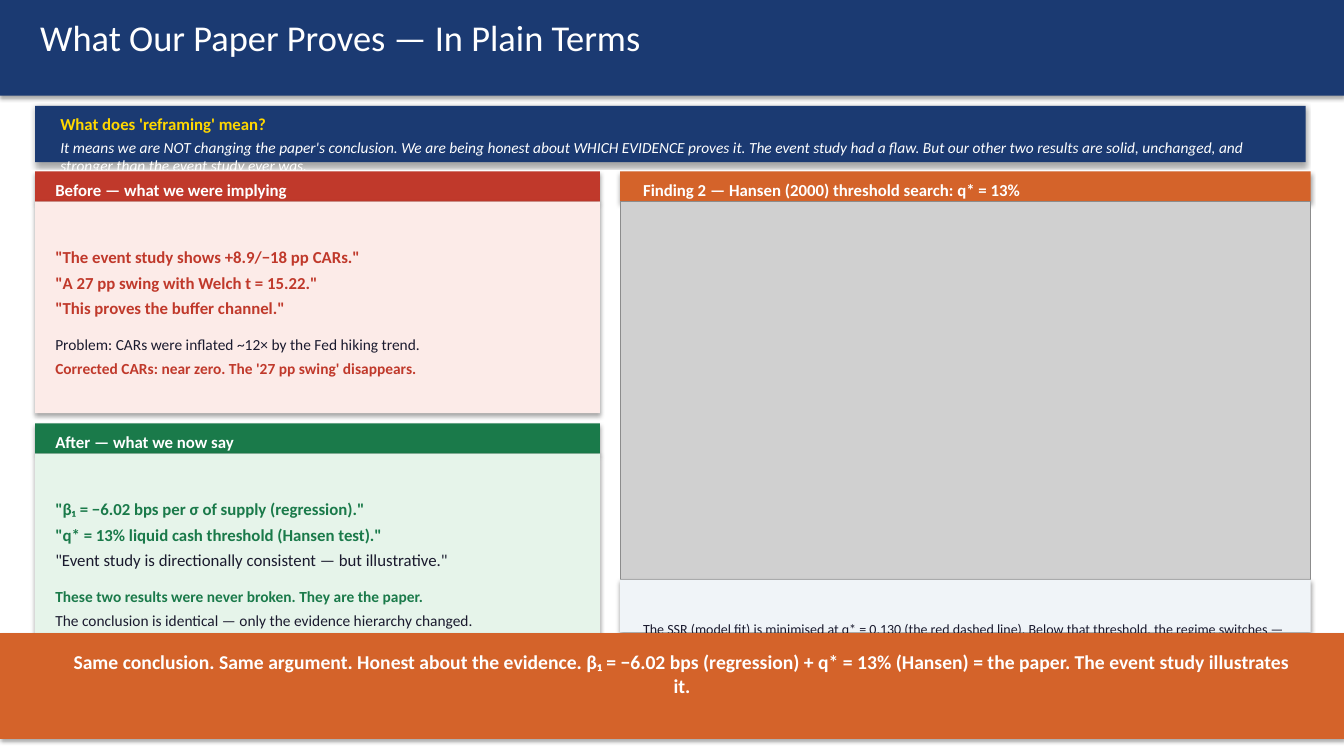
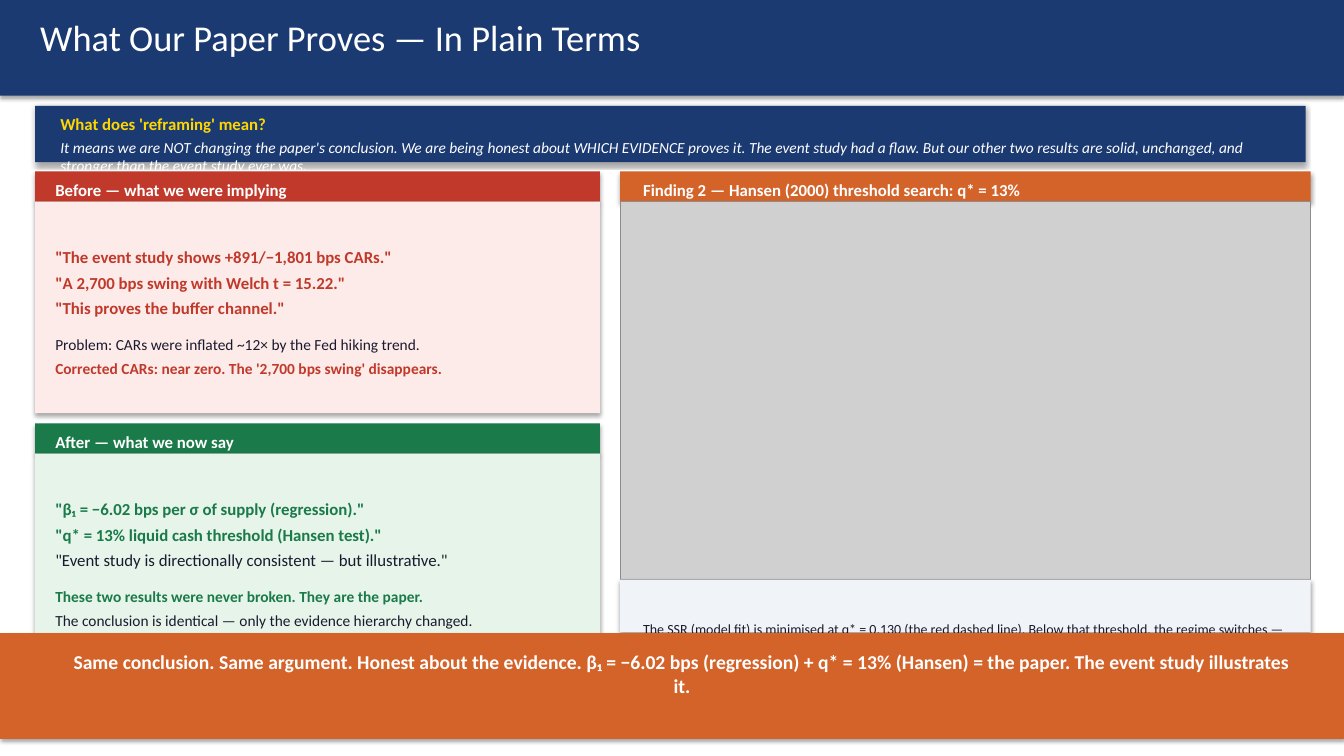
Before and after one commit to kimmireu0921/Stablecoins-and-the-Exorbitant-Privilege, a slide deck: slide 8 of presentations/0602_Stablecoin_Exorbitant_Privilege.pptx. Drawn at 1344x756 pixels with LibreOffice and Linux fonts; fonts in the diff are those of the drawing; grey boxes stand for pictures. Boxes give left, top, right and bottom in pixels: in the first picture for what was removed or moved away, otherwise in the second. Text is boxed around its words. In the diff, an @@ line names an element or a change of style, - is before the commit and + after.

```diff
--- a/presentations/0602_Stablecoin_Exorbitant_Privilege.pptx
+++ b/presentations/0602_Stablecoin_Exorbitant_Privilege.pptx
@@ text at bbox=[55, 251, 392, 292]: text changed @@
-"The event study shows +8.9/−18 pp CARs."
-"A 27 pp swing with Welch t = 15.22."
+"The event study shows +891/−1,801 bps CARs."
+"A 2,700 bps swing with Welch t = 15.22."
@@ text at bbox=[55, 363, 442, 377]: text changed @@
-Corrected CARs: near zero. The '27 pp swing' disappears.
+Corrected CARs: near zero. The '2,700 bps swing' disappears.
```
Also in this commit, not shown: 4 other slides changed, 8 other files.
